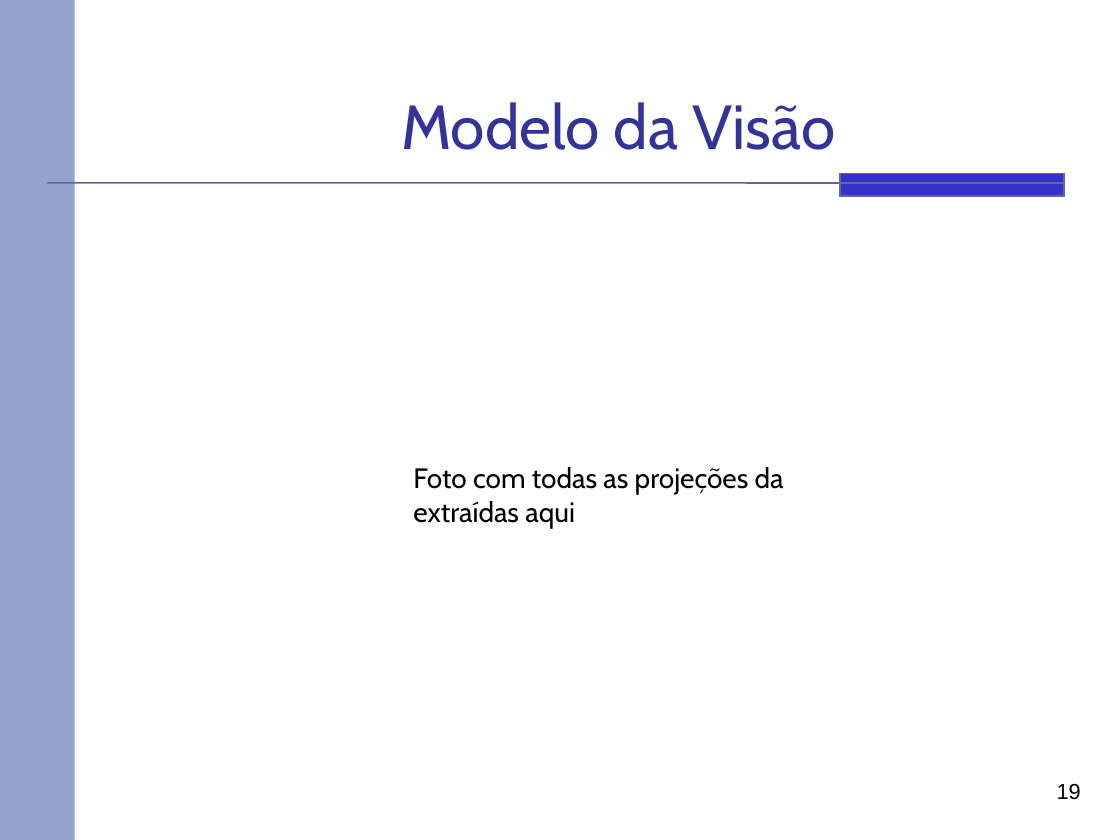
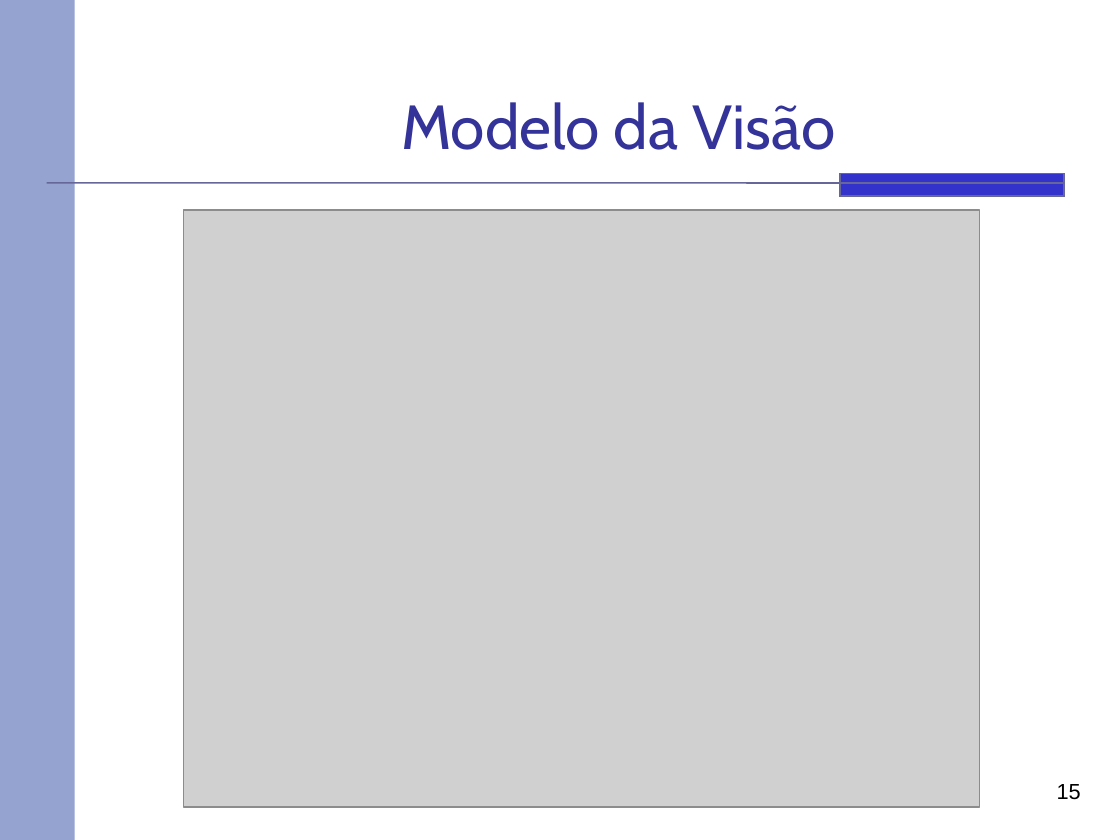
Before and after one commit to rafaelhdr/tccsauron, a slide deck: slide 15 of docs/Apresentação.pptx (slide 19 before the commit). Drawn at 1120x840 pixels with LibreOffice and Linux fonts; fonts in the diff are those of the drawing; grey boxes stand for pictures. Boxes give left, top, right and bottom in pixels: in the first picture for what was removed or moved away, otherwise in the second. Text is boxed around its words. In the diff, an @@ line names an element or a change of style, - is before the commit and + after.

```diff
--- a/docs/Apresentação.pptx
+++ b/docs/Apresentação.pptx
@@ picture added at bbox=[184, 209, 980, 806] @@
@@ text removed at bbox=[413, 467, 784, 528] @@
-Foto com todas as projeções da extraídas aqui
@@ page number at bbox=[1057, 784, 1081, 800]: text changed @@
-19
+15
```
Also in this commit, not shown: 13 other slides changed, 1 slide added, 6 slides removed.
